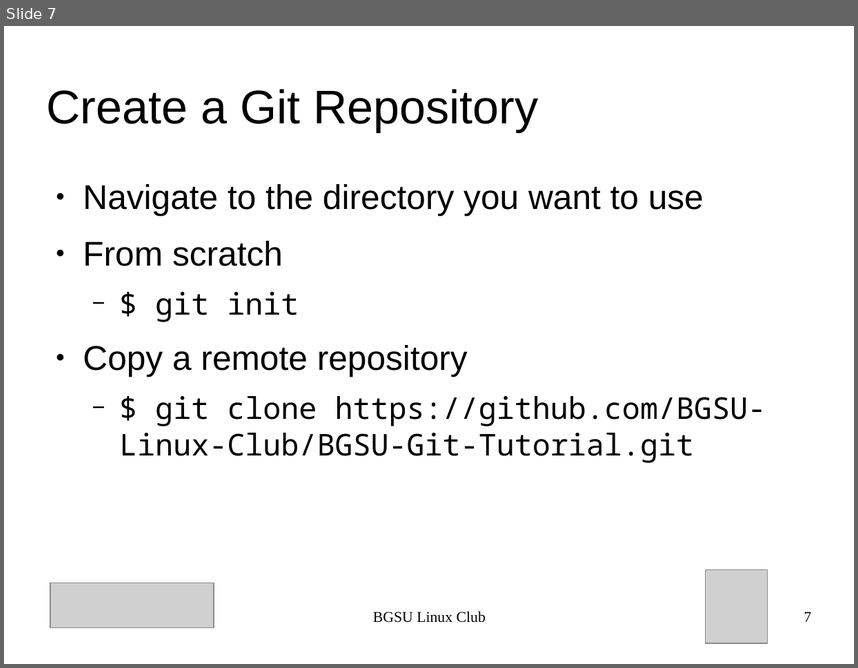
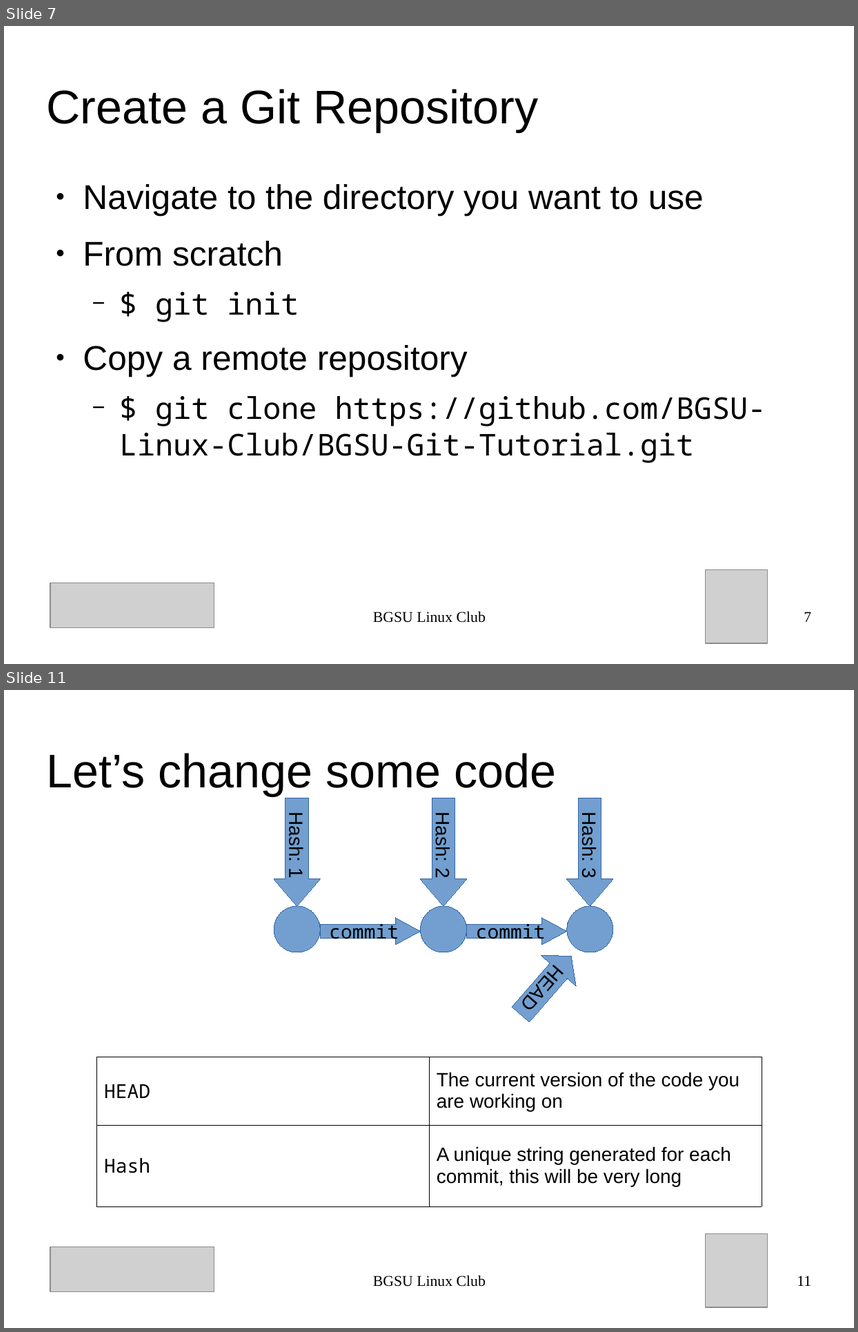
Before and after one commit to BGSU-Linux-Club/BGSU-Git-Tutorial, a slide deck: presentation.odp. Shown one above the other, each under a label of ours: slide 7 before the commit, slides 7 and 11 after it; the slides between them are not shown. The pictures are 858x668 and 858x1332 pixels, drawn with LibreOffice and Linux fonts; fonts in the diff are those of the drawing; grey boxes stand for pictures. Boxes give left, top, right and bottom in pixels: in the first picture for what was removed or moved away, otherwise in the second. Text is boxed around its words. In the diff, an @@ line names an element or a change of style, - is before the commit and + after.

```diff
--- a/presentation.odp
+++ b/presentation.odp
@@ slide 11 added at bbox=[4, 690, 854, 1328], background #FFFFFF @@
@@ title added at bbox=[47, 753, 556, 796], 44 pt, text #000000 @@
+Let’s change some code
@@ left arrow added at bbox=[274, 798, 320, 906], fill #729FCF, outline #3465A4 0 pt, 18 pt, text #000000 @@
+Hash: 1
@@ left arrow added at bbox=[421, 798, 467, 906], fill #729FCF, outline #3465A4 0 pt, 18 pt, text #000000 @@
+Hash: 2
@@ left arrow added at bbox=[567, 798, 613, 906], fill #729FCF, outline #3465A4 0 pt, 18 pt, text #000000 @@
+Hash: 3
@@ ellipse added at bbox=[274, 906, 320, 952], fill #729FCF, outline #3465A4 0 pt @@
@@ ellipse added at bbox=[421, 906, 467, 952], fill #729FCF, outline #3465A4 0 pt @@
@@ ellipse added at bbox=[567, 906, 613, 952], fill #729FCF, outline #3465A4 0 pt @@
@@ right arrow added at bbox=[320, 918, 421, 945], fill #729FCF, outline #3465A4 0 pt, 18 pt, text #000000 @@
+commit
@@ right arrow added at bbox=[467, 918, 567, 945], fill #729FCF, outline #3465A4 0 pt, 18 pt, text #000000 @@
+commit
@@ right arrow added at bbox=[504, 940, 589, 1029], fill #729FCF, outline #3465A4 0 pt, 18 pt, text #000000 @@
+HEAD
@@ table added at bbox=[96, 1056, 762, 1206], 2 rows, 2 columns @@
+HEAD | The current version of the code you are working on
+Hash | A unique string generated for each commit, this will be very long
@@ picture added at bbox=[50, 1247, 214, 1292] @@
@@ picture added at bbox=[706, 1234, 768, 1307] @@
@@ text added at bbox=[373, 1275, 486, 1286], 14 pt, text #000000 @@
+BGSU Linux Club
@@ page number added at bbox=[797, 1275, 811, 1285], 14 pt, text #000000 @@
+11
```
Also in this commit, not shown: 5 slides changed, 4 other slides added, 1 other file.
